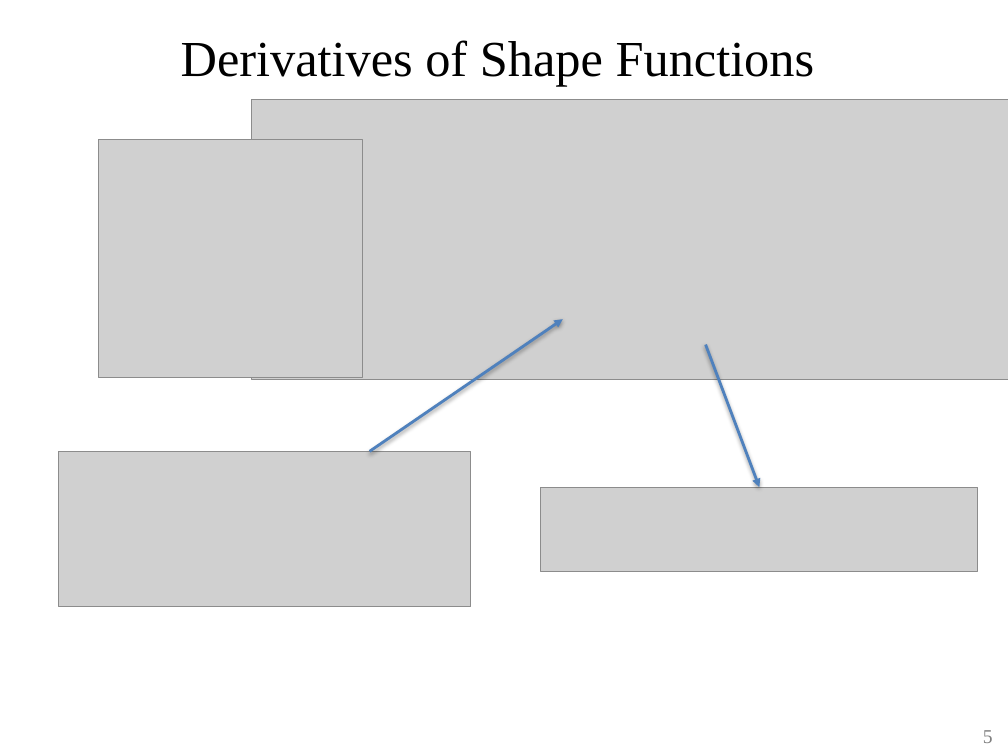
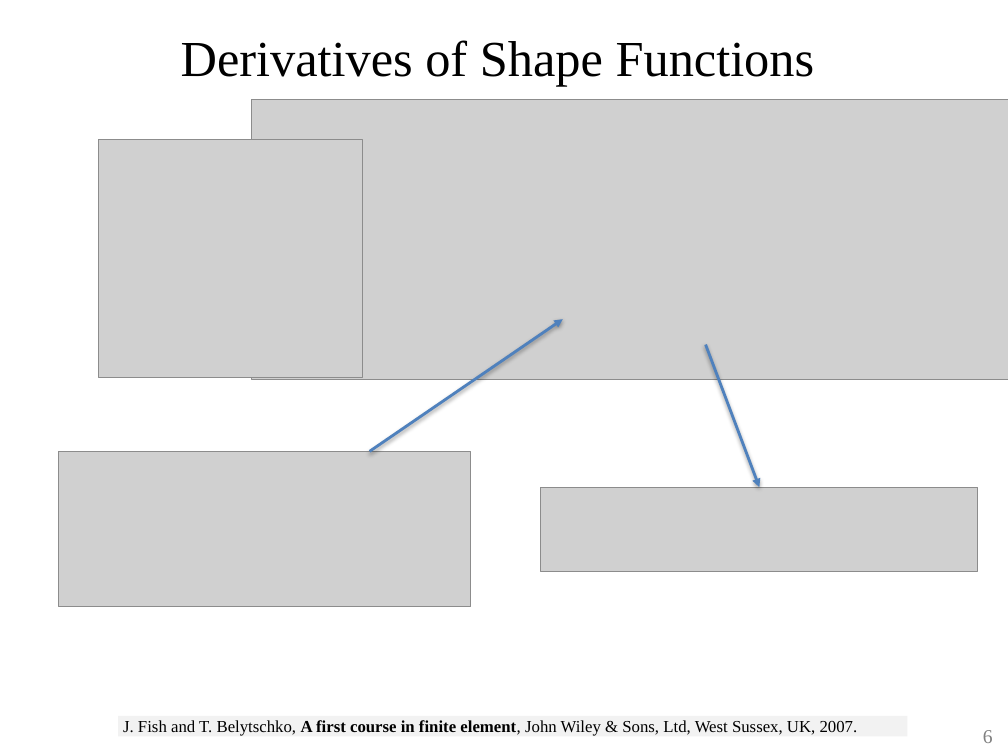
Before and after one commit to ChengHauYang/HPC, a slide deck: slide 6 of final_project/cheng_hau.pptx (slide 5 before the commit). Drawn at 1008x756 pixels with LibreOffice and Linux fonts; fonts in the diff are those of the drawing; grey boxes stand for pictures. Boxes give left, top, right and bottom in pixels: in the first picture for what was removed or moved away, otherwise in the second. Text is boxed around its words. In the diff, an @@ line names an element or a change of style, - is before the commit and + after.

```diff
--- a/final_project/cheng_hau.pptx
+++ b/final_project/cheng_hau.pptx
@@ rectangle added at <box>118,716,907,736</box>, fill #F2F2F2, 12 pt, text #000000 @@
+J. Fish and T. Belytschko, A first course in finite element, John Wiley & Sons, Ltd, West Sussex, UK, 2007.
@@ page number at <box>983,730,993,743</box>: text changed @@
-5
+6
```
Also in this commit, not shown: 2 other slides changed, 2 slides added, 1 slide removed.
